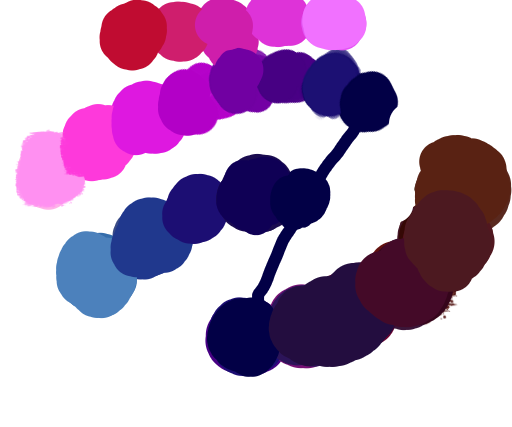
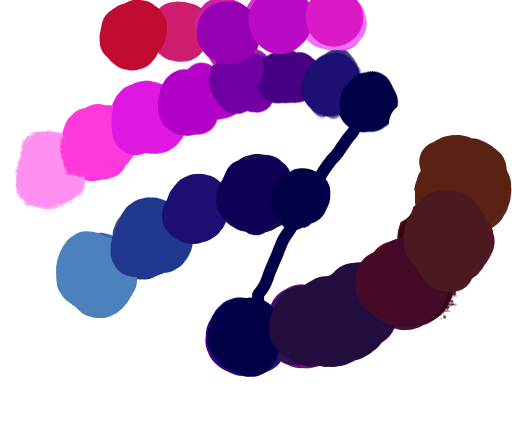
Layers edited between the first and the second (512, 427) image:
painted on "Warstwa 2" over (196, 0, 364, 65)
